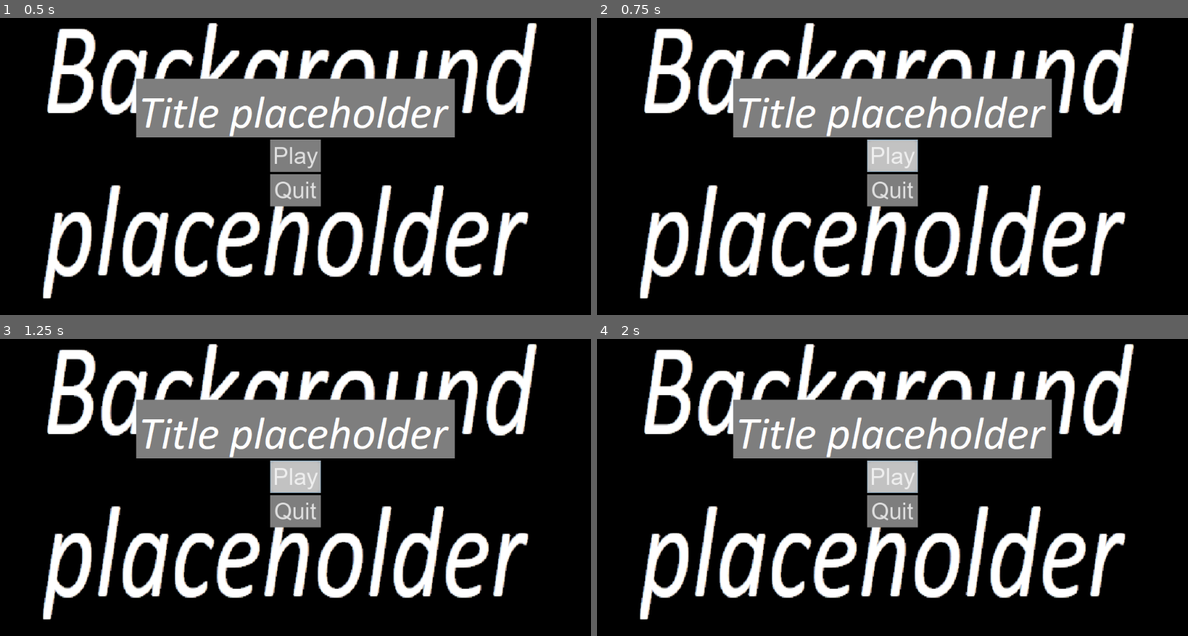
Above: before the commit, frames 1-4 (two rows, left to right).
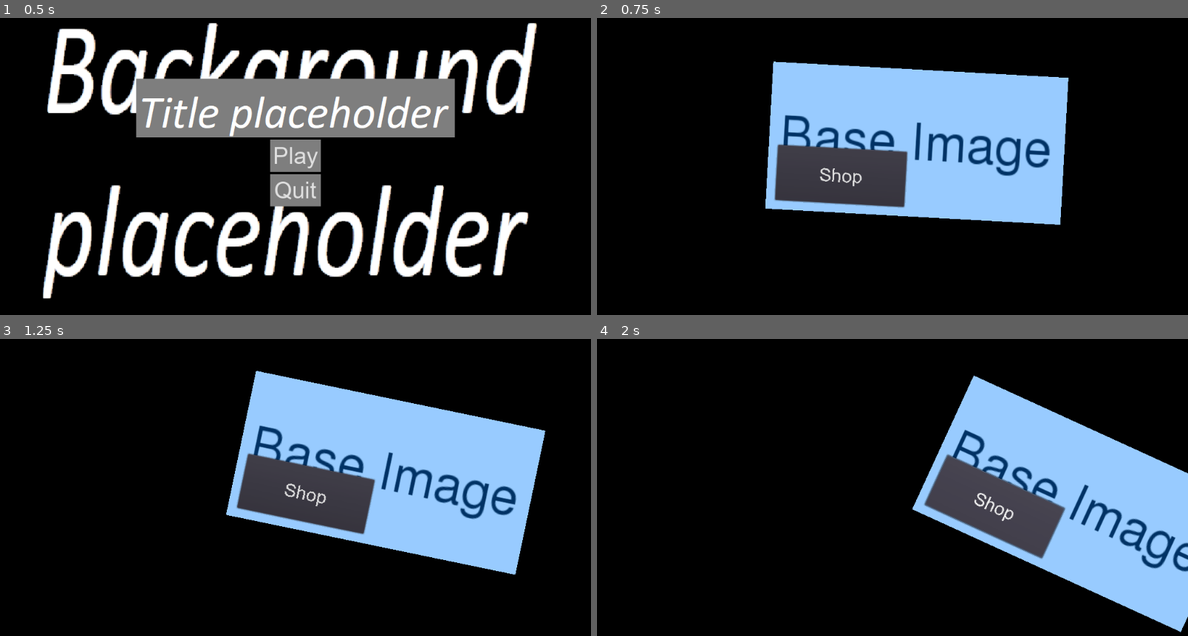
Above: after the commit, the same moments.

Repository: VB-s-game-dev-team/teraformer-game
Game: Godot game, scene res://MainScene.tscn
Two runs of this game, one before a commit and one after it. Both use one fixed random seed, a clock stepped at 60 frames per second and the inputs below.
Inputs (mouse positions are in pixels of both pictures, inside the frame that each line leads up to):
- Up to frame 1 (0.5 s): no input
- Up to frame 2 (0.75 s): click "Play" at 0.5 s
- Up to frame 3 (1.25 s): no input
- Up to frame 4 (2 s): click (892, 475) at 1.25 s, where only the run before the commit has a clickable "Play"

Frame 1 is identical in both runs. In frame 2, 40% of the frame differs, in the area x 7-91%, y 1-95%; in frame 3, 41%; in frame 4, 45%, in the area x 7-100%, y 1-99%.
Error before the commit: Invalid call. Nonexistent function 'set_screen' in base 'Nil'. (res://TitleScreen/MainMenu.gd:12)

Commit message:
bugfix in title screen

Diff:
--- a/TitleScreen/MainMenu.gd
+++ b/TitleScreen/MainMenu.gd
@@ -2,7 +2,7 @@
 
 var global_stuff: GlobalStuff
 
-func ready():
+func _ready():
 	global_stuff = get_parent() as GlobalStuff
 
 func _on_QuitButton_pressed():
